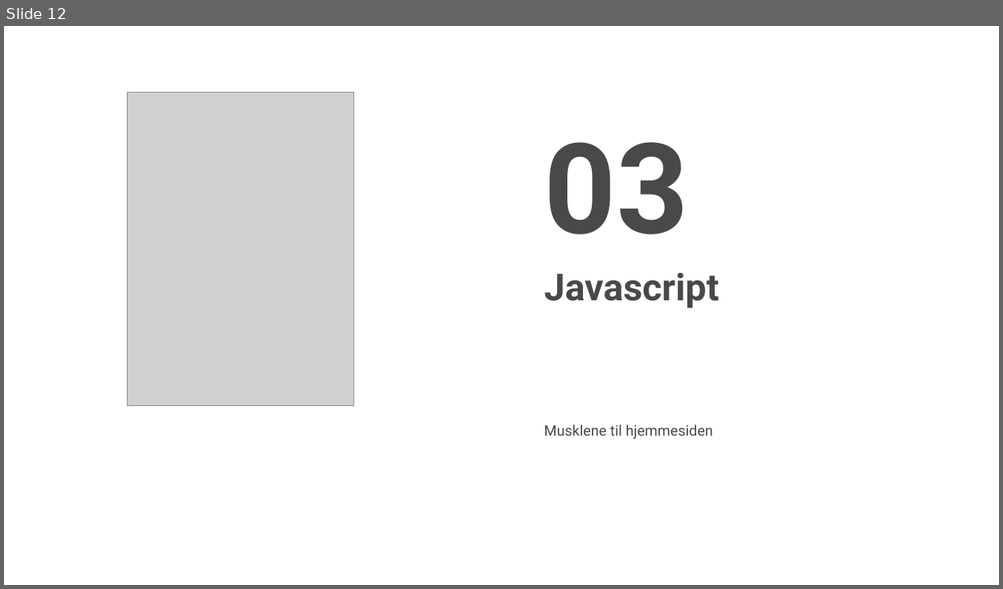
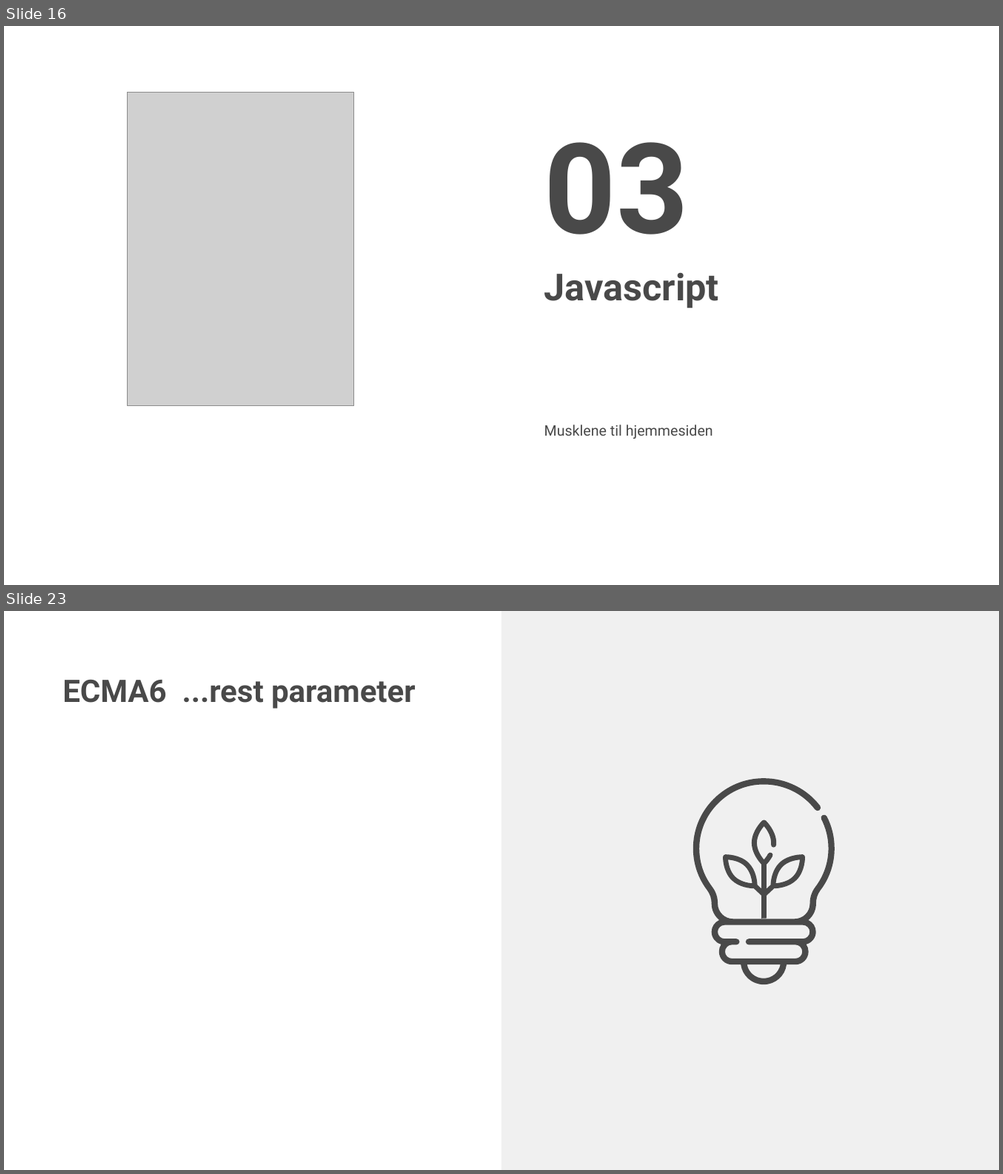
Before and after one commit to pibendik/KursSopraSteria2020, a slide deck: presentasjon.potx. Shown one above the other, each under a label of ours: slide 12 before the commit, slides 16 and 23 after it; the slides between them are not shown. The pictures are 1003x589 and 1003x1174 pixels, drawn with LibreOffice and Linux fonts; fonts in the diff are those of the drawing; grey boxes stand for pictures; background and template pictures are left out. Boxes give left, top, right and bottom in pixels: in the first picture for what was removed or moved away, otherwise in the second. Text is boxed around its words. In the diff, an @@ line names an element or a change of style, - is before the commit and + after.

```diff
--- a/presentasjon.potx
+++ b/presentasjon.potx
@@ slide 23 added at bbox=[4, 611, 999, 1170], background #FFFFFF @@
@@ rectangle added at bbox=[502, 611, 999, 1170], fill #F0F0F0 @@
@@ title added at bbox=[62, 679, 415, 709], 30 pt, text #494949, bold @@
+ECMA6 ...rest parameter
@@ freeform shape added at bbox=[693, 778, 834, 985], fill #494949 @@
@@ freeform shape added at bbox=[723, 820, 805, 923], fill #494949 @@
@@ what was slide 12 is now slide 16 @@
```
Also in this commit, not shown: 4 slides changed, 13 other slides added, 2 slides removed, 8 other files.
